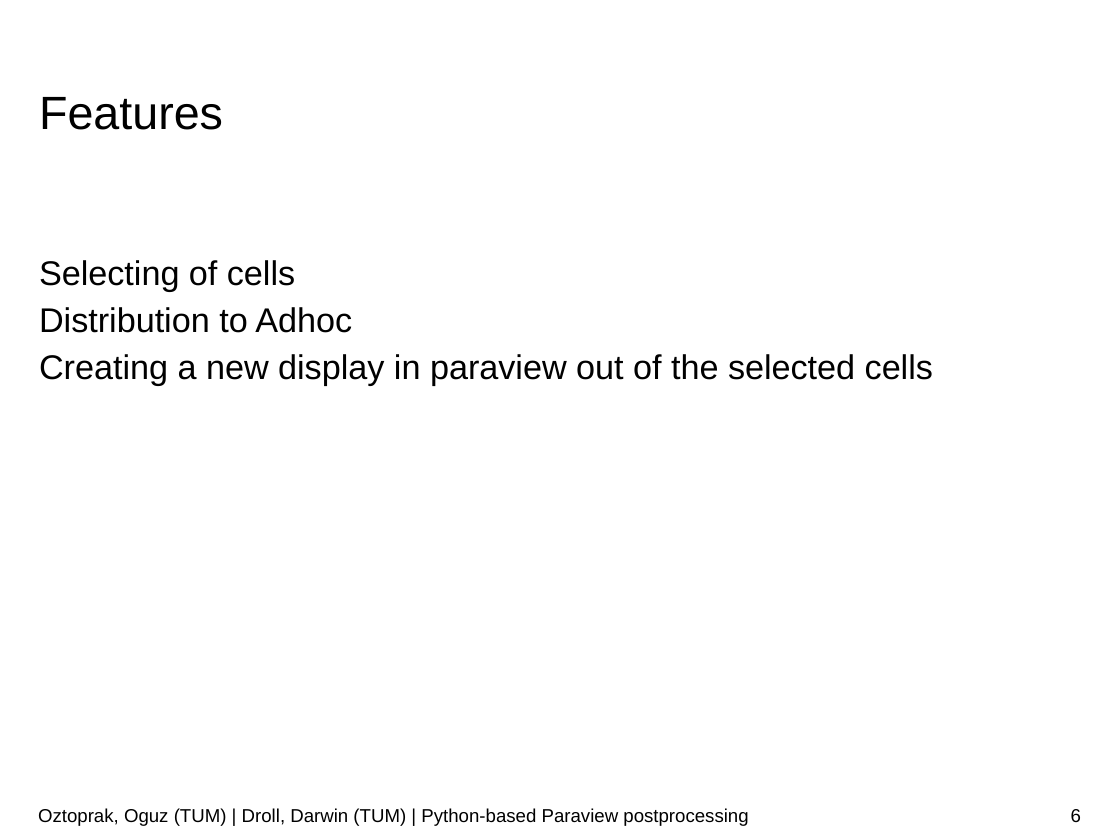
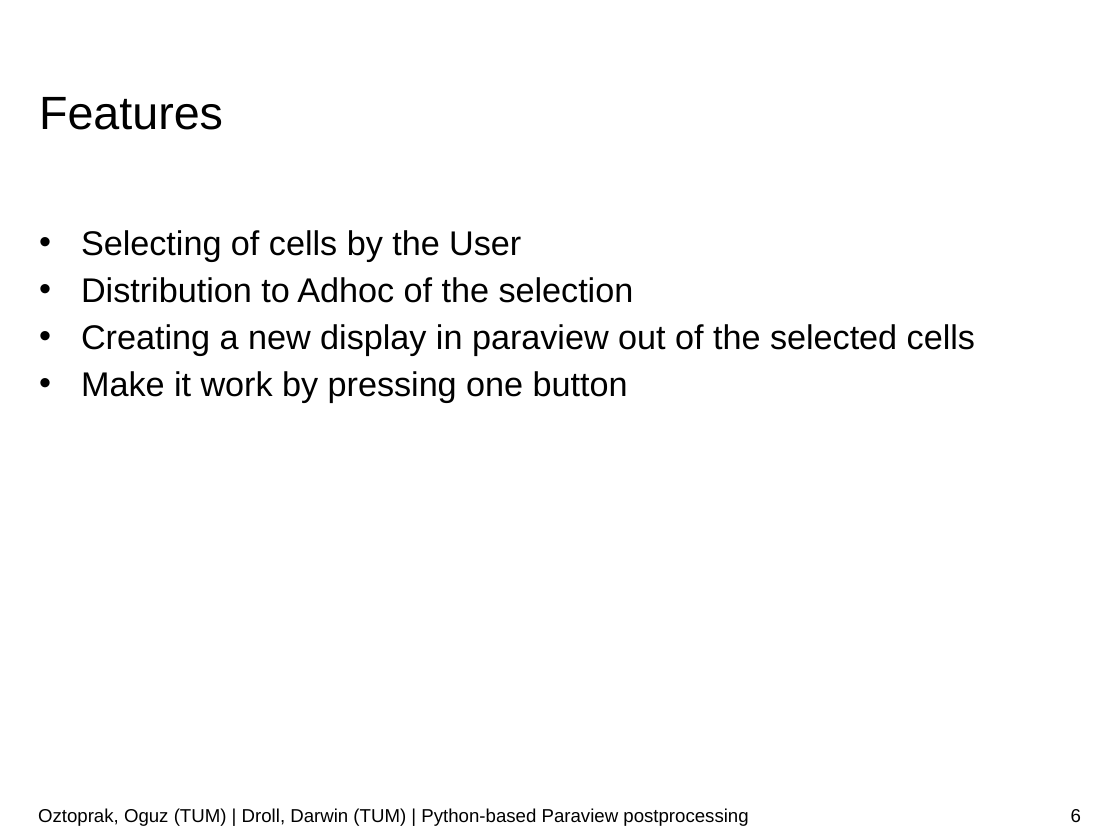
Before and after one commit to JusticeBoi/Paraview-PostProcessing-SoftwareLab, a slide deck: slide 6 of Paraview-postprocessor.pptx. Drawn at 1120x840 pixels with LibreOffice and Linux fonts; fonts in the diff are those of the drawing; background and template pictures are left out. Boxes give left, top, right and bottom in pixels: in the first picture for what was removed or moved away, otherwise in the second. Text is boxed around its words. In the diff, an @@ line names an element or a change of style, - is before the commit and + after.

```diff
--- a/Paraview-postprocessor.pptx
+++ b/Paraview-postprocessor.pptx
@@ text at box(81, 230, 634, 303): text changed @@
-Selecting of cells
-Distribution to Adhoc
+• Selecting of cells by the User
+• Distribution to Adhoc of the selection
@@ text at box(81, 324, 975, 355): bullet none to • @@
@@ text at box(81, 371, 628, 402): paragraph added @@
+• Make it work by pressing one button
```
Also in this commit, not shown: 6 other slides changed, 1 slide added.
